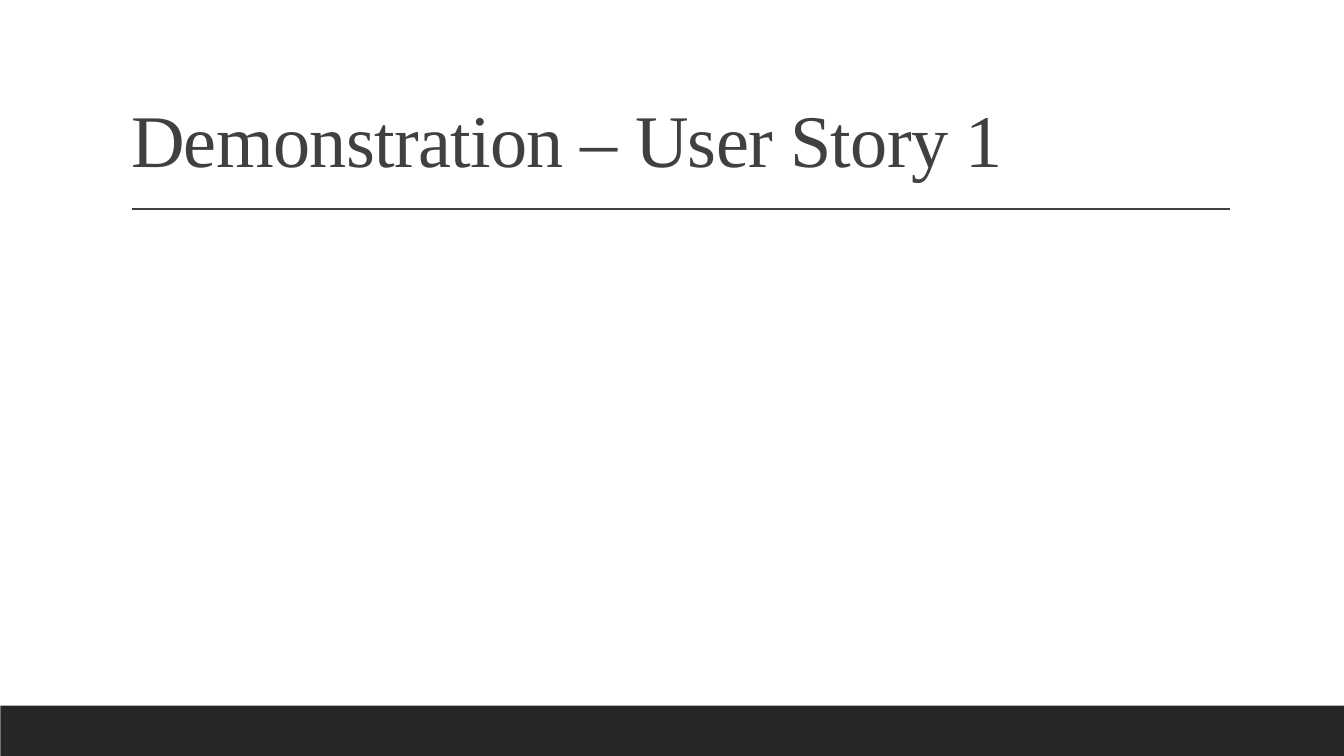
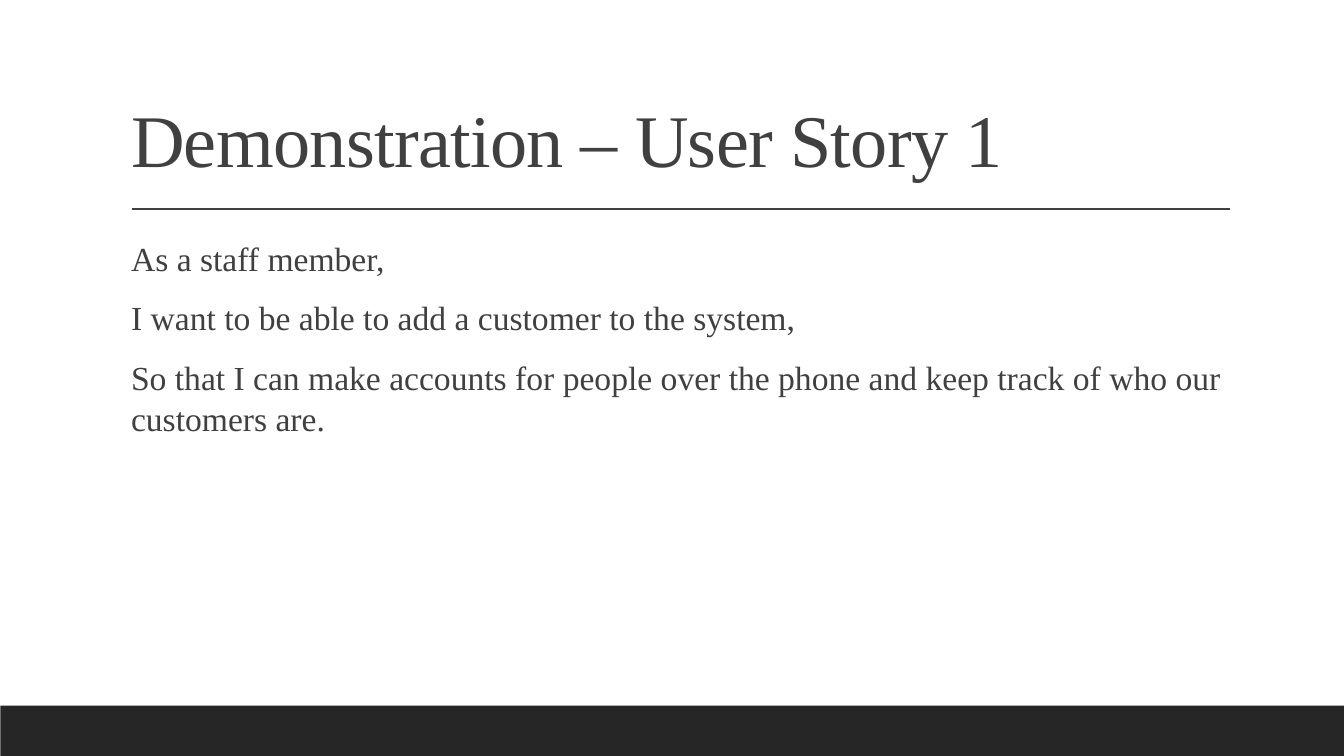
Before and after one commit to jadewfoster/IMS-22JulyEnable3, a slide deck: slide 12 of documentation/Fundamental Project (IMS) Presentation.pptx (slide 7 before the commit). Drawn at 1344x756 pixels with LibreOffice and Linux fonts; fonts in the diff are those of the drawing. Boxes give left, top, right and bottom in pixels: in the first picture for what was removed or moved away, otherwise in the second. Text is boxed around its words. In the diff, an @@ line names an element or a change of style, - is before the commit and + after.

```diff
--- a/documentation/Fundamental Project (IMS) Presentation.pptx
+++ b/documentation/Fundamental Project (IMS) Presentation.pptx
@@ text added at (131,247,1221,432), 24 pt, text #404040 @@
+  As a staff member,
+  I want to be able to add a customer to the system,
+  So that I can make accounts for people over the phone and keep track of who our customers are.
```
Also in this commit, not shown: 8 other slides changed, 15 slides added, 3 slides removed, 8 other files.
